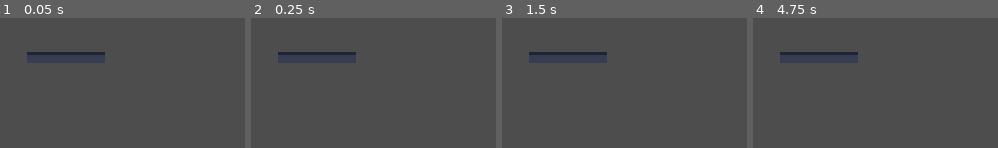
Above: before the commit, frames 1-4 (left to right).
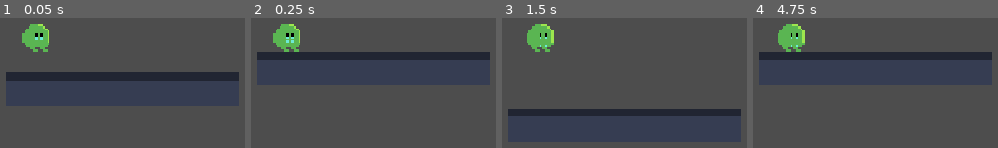
Above: after the commit, the same moments.

Repository: kggzfdtuf/bounceBack
Game: Godot game, scene res://main.tscn
Two runs of this game, one before a commit and one after it. Both use one fixed random seed, a clock stepped at 60 frames per second and the inputs below. The engine's default icon, where the game draws it, is replaced by a stand-in: a white triangle on a blue panel in a dark square.
Inputs:
- Up to frame 1 (0.05 s): no input
- Up to frame 2 (0.25 s): no input
- Up to frame 3 (1.5 s): tap Enter at 0.5 s; tap Space at 1.25 s
- Up to frame 4 (4.75 s): tap Enter at 2, 3.5 s; tap Space at 2.75, 4.25 s

The runs differ from the first frame. In frame 1, 9.1% of the frame differs, in the area x 2-98%, y 4-49%; in frame 2, 6.9%; in frame 3, 7.7%; in frame 4, 7.0%.

Commit message:
animation update

Diff:
--- a/bounce_back.gd
+++ /dev/null
@@ -1 +0,0 @@
-extends CharacterBody2D
--- a/main.tscn
+++ b/main.tscn
@@ -1,12 +1,93 @@
 [gd_scene format=4 uid="uid://dmgy4dcgagm2c"]
 
-[ext_resource type="Script" uid="uid://uwyk0scwytkl" path="res://bounce_back.gd" id="1_h2yge"]
 [ext_resource type="Texture2D" uid="uid://bmy6y337hqhfg" path="res://assets/icon.svg" id="1_ig7tw"]
 [ext_resource type="Texture2D" uid="uid://csk5qvksqyn7c" path="res://assets/Blob-Sheet.png" id="2_1bvp3"]
+[ext_resource type="Texture2D" uid="uid://dlaodm50dl6qj" path="res://assets/Blob1idle-Sheet.png" id="2_7mycd"]
 [ext_resource type="Texture2D" uid="uid://bnqpjoismaglj" path="res://assets/Blobjump-Sheet.png" id="2_lquwl"]
+
+[sub_resource type="GDScript" id="GDScript_w48qg"]
+script/source = "extends CharacterBody2D
+
+var history : Array = []
+
+const COOLDOWN = 1.0
+var cooldown = 0.0
+const SPEED = 90.0
+const MAX_JUMP_TIME = 0.75
+var jump_time = 0.0
+var jumping = false
+var start_jumping = false
+const CAJOTIE_TIME = 0.05
+var cajotie_time = 0.0
+const JUMP_VELOCITY = -400.0
+const MAX_JUMP_VELOCITY = -400
+
+func _physics_process(delta: float) -> void:
+	if Input.is_action_just_pressed(\"ui_up\") or Input.is_action_just_pressed(\"ui_accept\"):
+		start_jumping = true
+	elif not Input.is_action_pressed(\"ui_up\") and not Input.is_action_pressed(\"ui_accept\"):
+		start_jumping = false
+	if is_on_floor():
+		cajotie_time = CAJOTIE_TIME
+	else:
+		cajotie_time -= delta
+
+	if cajotie_time > 0:
+		jump_time = MAX_JUMP_TIME
+		jumping = false
+		if start_jumping and (Input.is_action_pressed(\"ui_up\") or Input.is_action_pressed(\"ui_accept\")):
+			cajotie_time = 0
+			jumping = true
+			velocity.y = MAX_JUMP_VELOCITY/2
+	else:
+		jump_time -= delta
+		velocity += get_gravity() * delta
+
+	if (Input.is_action_pressed(\"ui_up\") or Input.is_action_pressed(\"ui_accept\")) and jumping and jump_time > 0:
+		start_jumping = false
+		velocity.y += JUMP_VELOCITY * delta
+		if velocity.y < MAX_JUMP_VELOCITY:
+			velocity.y = MAX_JUMP_VELOCITY
+	else:
+		jumping = false
+
+	var direction := Input.get_axis(\"ui_left\", \"ui_right\")
+	if direction:
+		velocity.x = direction * SPEED
+	else:
+		velocity.x = move_toward(velocity.x, 0, SPEED)
+
+
+	var current_time = Time.get_ticks_msec() / 1000
+	history.append({\"time\" : current_time, \"pos\" : global_position})
+	for i in range(len(history)):
+		if i < len(history):
+			if current_time - history[i][\"time\"] > 1.5:
+				history.pop_at(i)
+	if Input.is_action_just_pressed(\"ui_cancel\"):
+		position = history[0][\"pos\"]
+
+	move_and_slide()
+"
 
 [sub_resource type="RectangleShape2D" id="RectangleShape2D_x2nnc"]
 size = Vector2(13, 13)
+
+[sub_resource type="AtlasTexture" id="AtlasTexture_4c57u"]
+atlas = ExtResource("2_7mycd")
+region = Rect2(0, 0, 32, 32)
+
+[sub_resource type="AtlasTexture" id="AtlasTexture_efxa6"]
+atlas = ExtResource("2_7mycd")
+region = Rect2(32, 0, 32, 32)
+
+[sub_resource type="AtlasTexture" id="AtlasTexture_dg77c"]
+atlas = ExtResource("2_7mycd")
+region = Rect2(64, 0, 32, 32)
+
+[sub_resource type="AtlasTexture" id="AtlasTexture_ycdy4"]
+atlas = ExtResource("2_7mycd")
+region = Rect2(96, 0, 32, 32)
 
 [sub_resource type="AtlasTexture" id="AtlasTexture_272bh"]
 atlas = ExtResource("2_lquwl")
@@ -38,10 +119,22 @@
 
 [sub_resource type="SpriteFrames" id="SpriteFrames_cxyn7"]
 animations = [{
-"frames": [],
+"frames": [{
+"duration": 1.0,
+"texture": SubResource("AtlasTexture_4c57u")
+}, {
+"duration": 1.0,
+"texture": SubResource("AtlasTexture_efxa6")
+}, {
+"duration": 1.0,
+"texture": SubResource("AtlasTexture_dg77c")
+}, {
+"duration": 1.0,
+"texture": SubResource("AtlasTexture_ycdy4")
+}],
 "loop": 1,
 "name": &"idle",
-"speed": 1.0
+"speed": 5.0
 }, {
 "frames": [{
 "duration": 1.0,
@@ -218,10 +311,10 @@
 [node name="Node2D" type="Node2D" unique_id=729523872]
 
 [node name="CharacterBody2D" type="CharacterBody2D" parent="." unique_id=1717729577]
-script = ExtResource("1_h2yge")
+script = SubResource("GDScript_w48qg")
 
 [node name="CollisionShape2D" type="CollisionShape2D" parent="CharacterBody2D" unique_id=1808072037]
-position = Vector2(-0.5, -1.5)
+position = Vector2(-1.5, -1.5)
 shape = SubResource("RectangleShape2D_x2nnc")
 
 [node name="AnimatedSprite2D" type="AnimatedSprite2D" parent="CharacterBody2D" unique_id=213156986]
@@ -230,9 +323,10 @@
 sprite_frames = SubResource("SpriteFrames_cxyn7")
 animation = &"idle"
 autoplay = "idle"
-frame_progress = 0.76483905
+frame_progress = 0.17183414
 
 [node name="Camera2D" type="Camera2D" parent="CharacterBody2D" unique_id=859814600]
+zoom = Vector2(3, 3)
 
 [node name="TileMapLayer" type="TileMapLayer" parent="." unique_id=523558179]
 tile_map_data = PackedByteArray("AAD//wEAAAACAAAAAAAAAAEAAAACAAAAAAABAAEAAAACAAAAAAACAAEAAAACAAAAAAADAAEAAAACAAAAAAAEAAEAAAACAAAAAAAFAAEAAAACAAAAAAA=")
Not shown, added: assets/Blob1idle-Sheet.png.import
Not shown, removed: bounce_back.gd.uid
